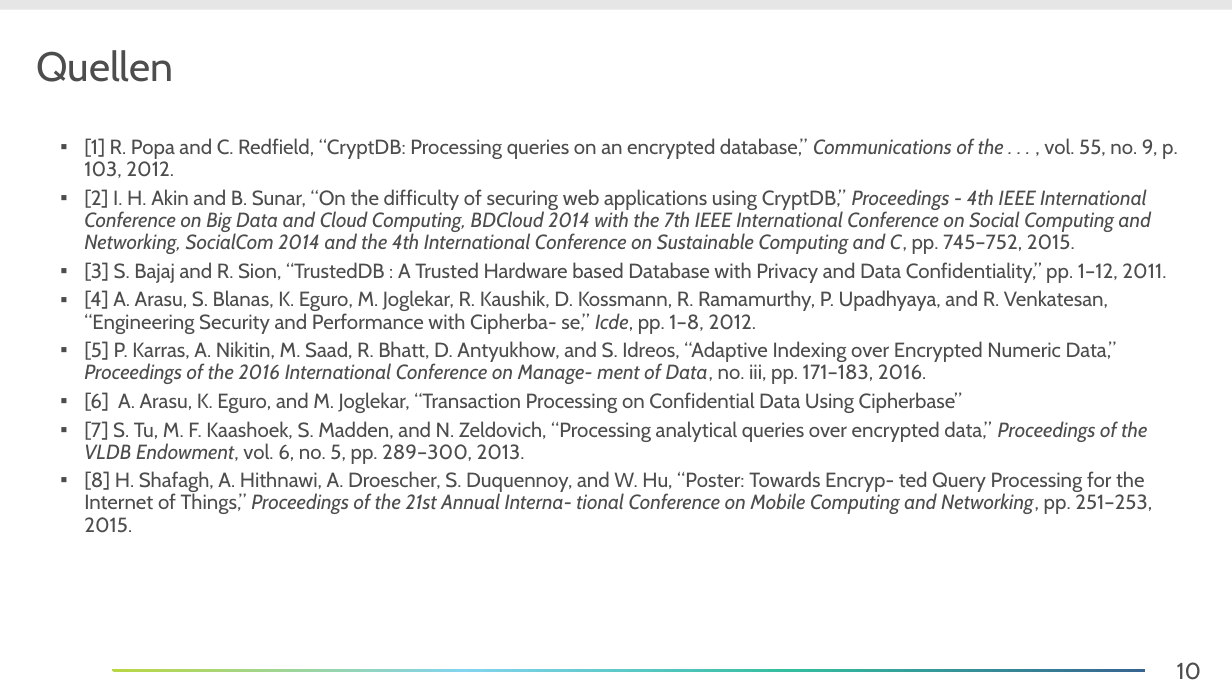
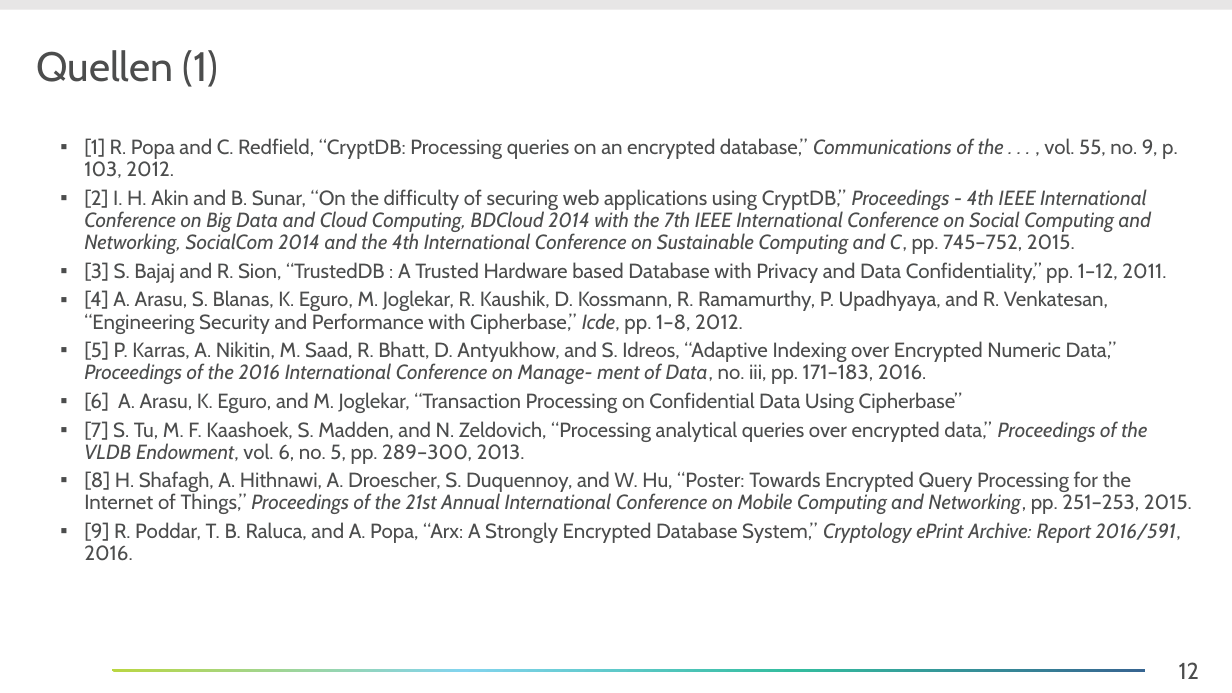
Before and after one commit to Lucku/bachelorthesis, a slide deck: slide 12 of Dokument/Entwürfe/02 Verwandte Arbeiten.pptx (slide 10 before the commit). Drawn at 1232x693 pixels with LibreOffice and Linux fonts; fonts in the diff are those of the drawing; background and template pictures are left out. Boxes give left, top, right and bottom in pixels: in the first picture for what was removed or moved away, otherwise in the second. Text is boxed around its words. In the diff, an @@ line names an element or a change of style, - is before the commit and + after.

```diff
--- a/Dokument/Entwürfe/02 Verwandte Arbeiten.pptx
+++ b/Dokument/Entwürfe/02 Verwandte Arbeiten.pptx
@@ title at (36, 50, 219, 87): text changed @@
-Quellen
+Quellen (1)
@@ text at (84, 290, 1108, 334): text changed @@
-  ▪ [4] A. Arasu, S. Blanas, K. Eguro, M. Joglekar, R. Kaushik, D. Kossmann, R. Ramamurthy, P. Upadhyaya, and R. Venkatesan, “Engineering Security and Performance with Cipherba- se,” Icde, pp. 1–8, 2012.
+  ▪ [4] A. Arasu, S. Blanas, K. Eguro, M. Joglekar, R. Kaushik, D. Kossmann, R. Ramamurthy, P. Upadhyaya, and R. Venkatesan, “Engineering Security and Performance with Cipherbase,” Icde, pp. 1–8, 2012.
@@ text at (84, 471, 1192, 561): text changed @@
-  ▪ [8] H. Shafagh, A. Hithnawi, A. Droescher, S. Duquennoy, and W. Hu, “Poster: Towards Encryp- ted Query Processing for the Internet of Things,” Proceedings of the 21st Annual Interna- tional Conference on Mobile Computing and Networking, pp. 251–253, 2015.
+  ▪ [8] H. Shafagh, A. Hithnawi, A. Droescher, S. Duquennoy, and W. Hu, “Poster: Towards Encrypted Query Processing for the Internet of Things,” Proceedings of the 21st Annual International Conference on Mobile Computing and Networking, pp. 251–253, 2015.
+  ▪ [9] R. Poddar, T. B. Raluca, and A. Popa, “Arx: A Strongly Encrypted Database System,” Cryptology ePrint Archive: Report 2016/591, 2016.
@@ page number at (1179, 662, 1199, 679): text changed @@
-10
+12
```
Also in this commit, not shown: 1 other slide changed, 2 slides added, 12 other files.
